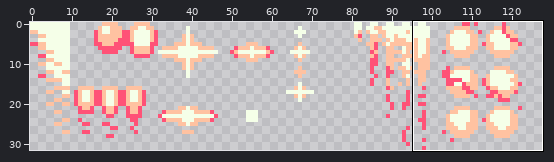
Pixel-art file: units/weapons/ammunition.aseprite. Above, an overview of the earlier version with the close-up marked.
Close-up. First the earlier version:
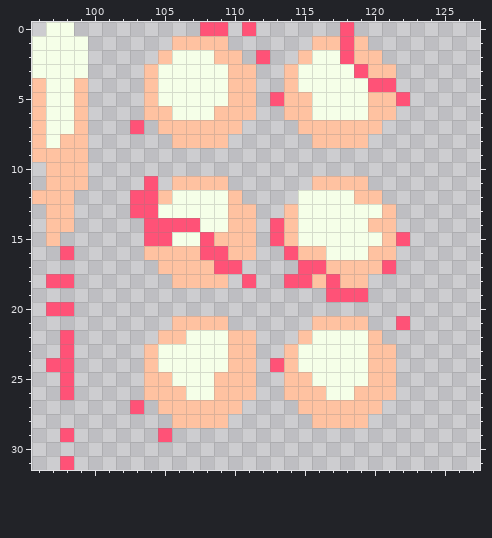
128x32 pixels, 1 frame. Shown: x 96..127, y 0..31.
After the commit:
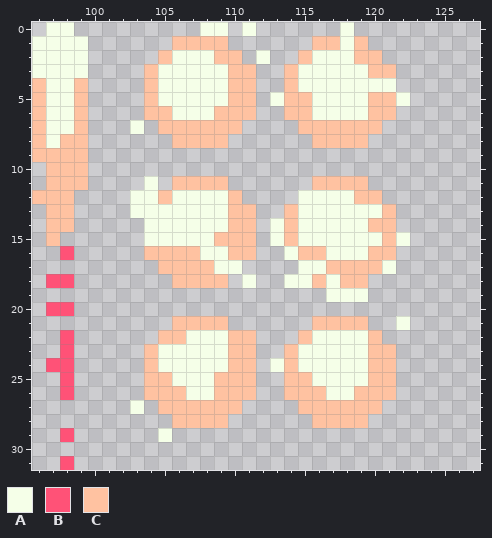
Palette (. is transparent): A #f5ffe8  B #ff5277  C #ffc2a1
What changed:
--- layer "Layer 2"
@@ x 96..127 @@
- 0 .AA.........BB.B......B.........
- 1 AAAA......CCCC......CCBC........
- 2 AAAA.....CAAACC.B..CAABCC.......
- 3 AAAA....CAAAAACC..CAAAABCC......
- 4 CAAC....CAAAAACC..CAAAAABB......
- 5 CAAC....CAAAAACC.BCCAAAACCB.....
+ 0 .AA.........AA.A......A.........
+ 1 AAAA......CCCC......CCAC........
+ 2 AAAA.....CAAACC.A..CAAACC.......
+ 3 AAAA....CAAAAACC..CAAAAACC......
+ 4 CAAC....CAAAAACC..CAAAAAAA......
+ 5 CAAC....CAAAAACC.ACCAAAACCA.....
  6 CAAC....CCAAACCC..CCAAAACC......
- 7 CAAC...B.CCCCCC....CCCCCC.......
+ 7 CAAC...A.CCCCCC....CCCCCC.......
  8 CACC......CCCC......CCCC........
@@ x 96..127 @@
 10 .CCC............................
-11 .CCC....B.CCCC......CCCC........
-12 CCC....BBCAAAAC....AAAACC.......
-13 .CC....BBAAAAACC..CAAAAAAC......
-14 .CC.....BBBBAACC.BCAAAAACC......
-15 .C......BBAABCCC.BCAAAAAACB.....
-16 ..B.....CCCCBBCC..BCCAAACC......
-17 .........CCCCBB....BBCCCCB......
-18 .BB.......CCCC.B..BBCBCC........
-19 .....................BBB........
+11 .CCC....A.CCCC......CCCC........
+12 CCC....AACAAAAC....AAAACC.......
+13 .CC....AAAAAAACC..CAAAAAAC......
+14 .CC.....AAAAAACC.ACAAAAACC......
+15 .C......AAAAACCC.ACAAAAAACA.....
+16 ..B.....CCCCAACC..ACCAAACC......
+17 .........CCCCAA....AACCCCA......
+18 .BB.......CCCC.A..AACACC........
+19 .....................AAA........
 20 .BB.............................
-21 ..........CCCC......CCCC..B.....
+21 ..........CCCC......CCCC..A.....
 22 ..B......CCAAACC...CAAAAC.......
 23 ..B.....CAAAAACC..CAAAAACC......
-24 .BB.....CAAAAACC.BCAAAAACC......
+24 .BB.....CAAAAACC.ACAAAAACC......
 25 ..B.....CCAAACCC..CCAAAACC......
 26 ..B.....CCCAACCC..CCCAACCC......
-27 .......B.CCCCCC....CCCCCC.......
+27 .......A.CCCCCC....CCCCCC.......
 28 ..........CCCC......CCCC........
-29 ..B......B......................
+29 ..B......A......................
 30 ................................
Where, in picture pixels (left, top, right, bottom), the same in both close-ups:
changed: (200, 22, 284, 106)
changed: (340, 22, 410, 106)
changed: (130, 120, 410, 330)
changed: (270, 358, 284, 372)
changed: (130, 400, 172, 442)
